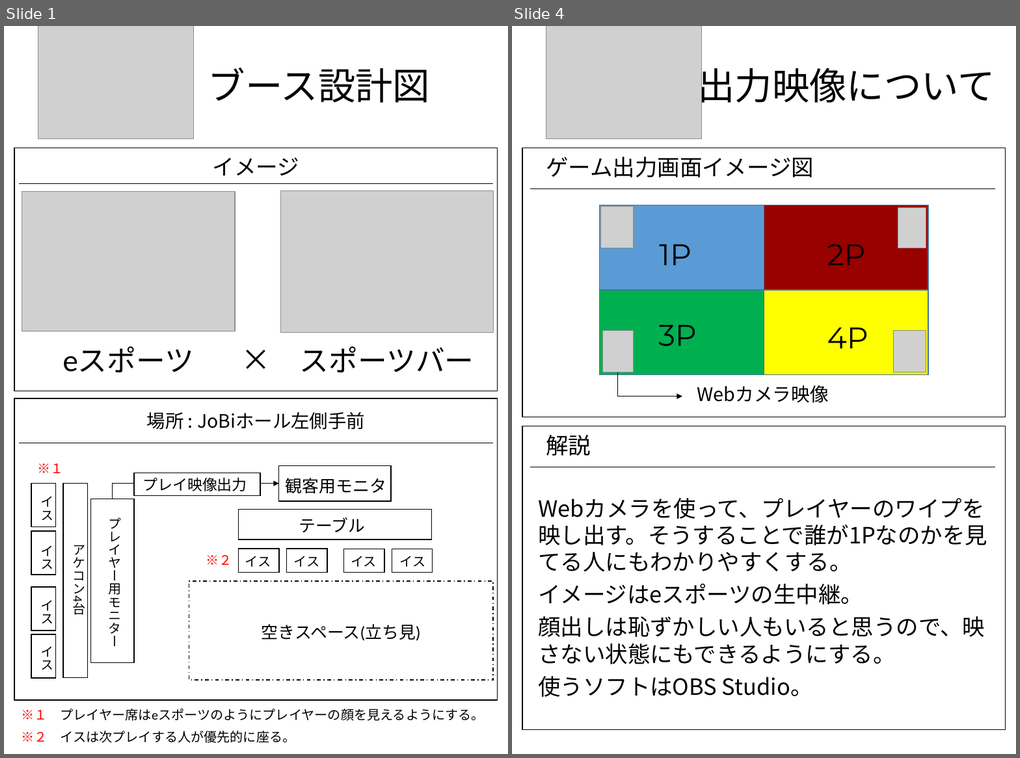
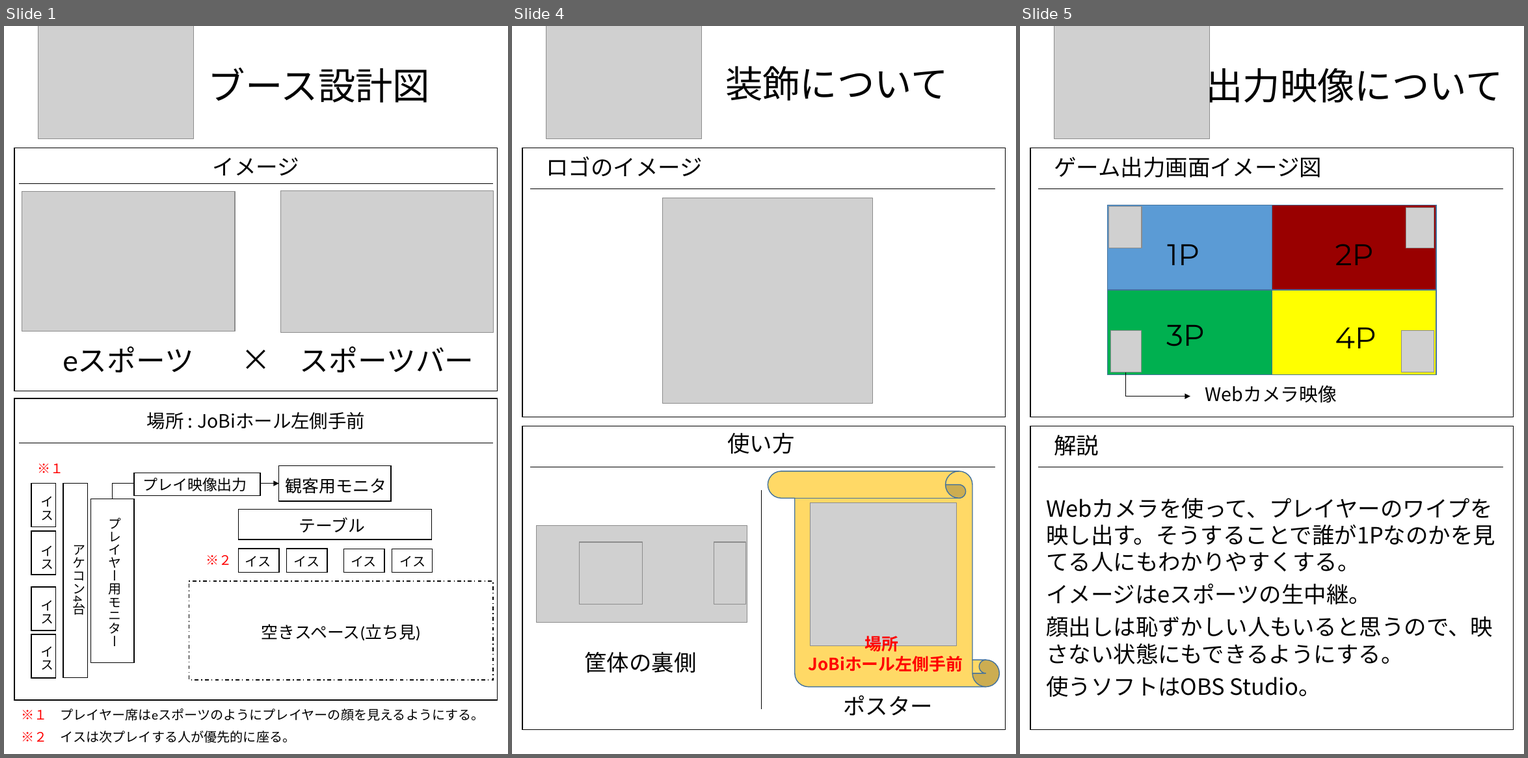
Before and after one commit to HodakaNiwa/TeamC-Graduate-work, a slide deck: ブース設計図/ブース設計図.pptx. Shown side by side, each under a label of ours: slides 1 and 4 before the commit, slides 1, 4 and 5 after it; the slides between them are not shown. The pictures are 1020x758 and 1528x758 pixels, drawn with LibreOffice and Linux fonts; fonts in the diff are those of the drawing; grey boxes stand for pictures. Boxes give left, top, right and bottom in pixels: in the first picture for what was removed or moved away, otherwise in the second. Text is boxed around its words. In the diff, an @@ line names an element or a change of style, - is before the commit and + after.

```diff
--- a/ブース設計図/ブース設計図.pptx
+++ b/ブース設計図/ブース設計図.pptx
@@ slide 4 added at box(512, 26, 1016, 754), background #FFFFFF @@
@@ picture added at box(546, 26, 701, 139) @@
@@ title added at box(725, 66, 948, 101), 40 pt, text #000000 @@
+装飾について
@@ rectangle added at box(523, 148, 1006, 417), fill #FFFFFF, outline #000000 1 pt @@
@@ text added at box(546, 156, 702, 177), 24 pt, text #000000 @@
+ロゴのイメージ
@@ line added from (530, 188) to (995, 188), #000000 0.5 pt @@
@@ picture added at box(662, 198, 872, 403) @@
@@ rectangle added at box(523, 426, 1006, 729), fill #FFFFFF, outline #000000 1 pt, 18 pt, text #FFFFFF @@
+あああ
@@ text added at box(727, 433, 794, 454), 24 pt, text #000000 @@
+使い方
@@ line added from (530, 467) to (995, 467), #000000 0.5 pt @@
@@ vertical scroll added at box(768, 471, 1000, 686), fill #FFD966, outline #43739E 1 pt @@
@@ line added from (761, 490) to (761, 709), #000000 0.5 pt @@
@@ picture added at box(810, 502, 957, 645) @@
@@ picture added at box(537, 525, 747, 622) @@
@@ picture added at box(579, 542, 642, 604) @@
@@ picture added at box(714, 542, 747, 604) @@
@@ text added at box(808, 632, 962, 672), 18 pt, text #FF0000, bold @@
+場所
+JoBiホール左側手前
@@ text added at box(584, 652, 696, 673), 24 pt, text #000000 @@
+筐体の裏側
@@ text added at box(843, 695, 933, 716), 24 pt, text #000000 @@
+ポスター
@@ what was slide 4 is now slide 5 @@
```
Also in this commit, not shown: 2 slides changed.
